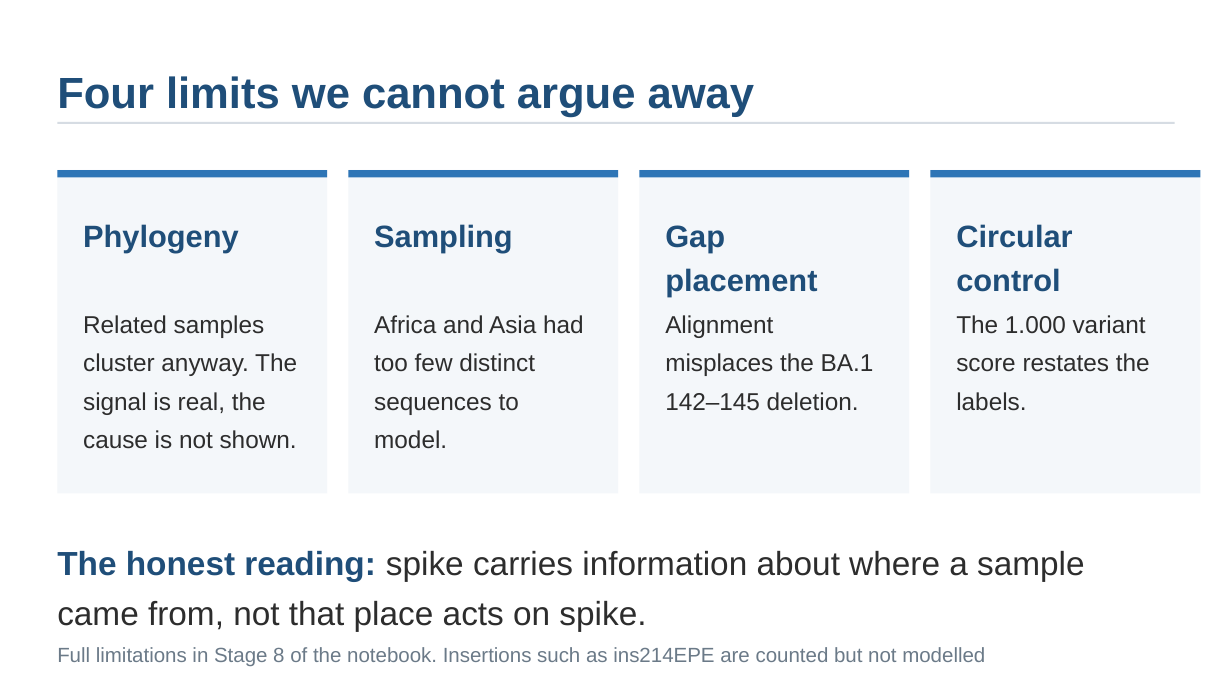
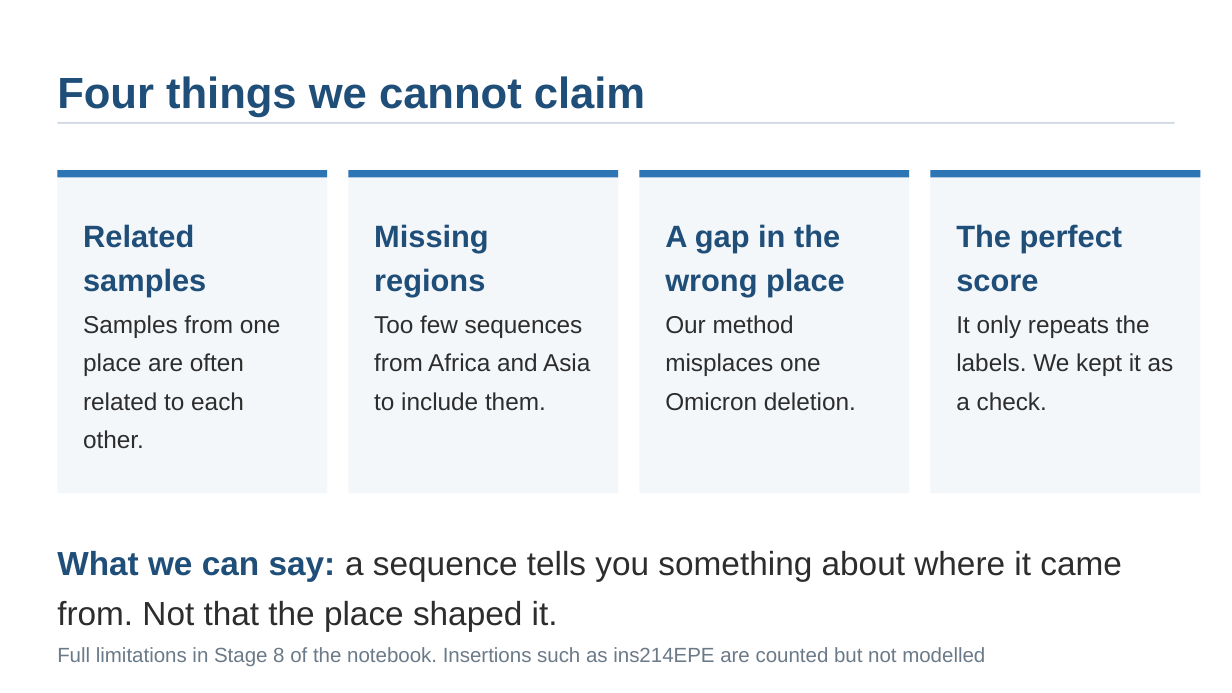
Before and after one commit to AzharAhmed-bot/covid-variant-analysis, a slide deck: slide 11 of deliverables/spike_variation_presentation.pptx. Drawn at 1232x693 pixels with LibreOffice and Linux fonts; fonts in the diff are those of the drawing. Boxes give left, top, right and bottom in pixels: in the first picture for what was removed or moved away, otherwise in the second. Text is boxed around its words. In the diff, an @@ line names an element or a change of style, - is before the commit and + after.

Commit message:
Simplify wording on the limits and conclusions slides

```diff
--- a/deliverables/spike_variation_presentation.pptx
+++ b/deliverables/spike_variation_presentation.pptx
@@ text at (x1=57, y1=76, x2=645, y2=117): text changed @@
-Four limits we cannot argue away
+Four things we cannot claim
@@ text at (x1=83, y1=224, x2=206, y2=296): text changed @@
-Phylogeny
+Related samples
@@ text at (x1=374, y1=224, x2=489, y2=296): text changed @@
-Sampling
+Missing regions
@@ text at (x1=665, y1=224, x2=845, y2=296): text changed @@
-Gap placement
+A gap in the wrong place
@@ text at (x1=956, y1=224, x2=1123, y2=292): text changed @@
-Circular control
+The perfect score
@@ text at (x1=83, y1=315, x2=281, y2=449): text changed @@
-Related samples cluster anyway. The signal is real, the cause is not shown.
+Samples from one place are often related to each other.
@@ text at (x1=374, y1=315, x2=590, y2=411): text changed @@
-Africa and Asia had too few distinct sequences to model.
+Too few sequences from Africa and Asia to include them.
@@ text at (x1=665, y1=315, x2=856, y2=411): text changed @@
-Alignment misplaces the BA.1 142–145 deletion.
+Our method misplaces one Omicron deletion.
@@ text at (x1=956, y1=315, x2=1174, y2=411): text changed @@
-The 1.000 variant score restates the labels.
+It only repeats the labels. We kept it as a check.
@@ text at (x1=57, y1=551, x2=1122, y2=631): text changed @@
-The honest reading: spike carries information about where a sample came from, not that place acts on spike.
+What we can say: a sequence tells you something about where it came from. Not that the place shaped it.
```
Also in this commit, not shown: 1 other slide changed, 1 other file.
